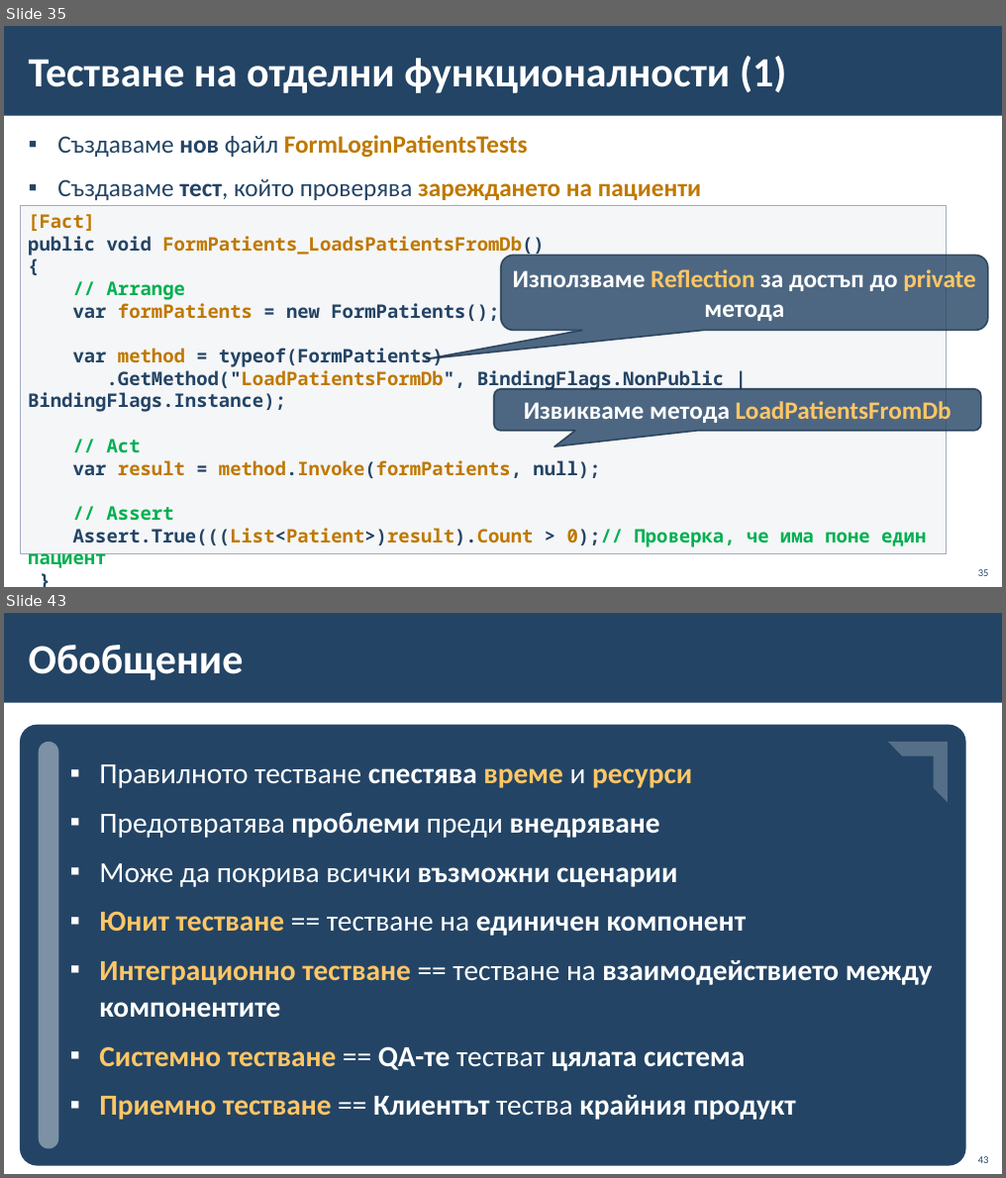
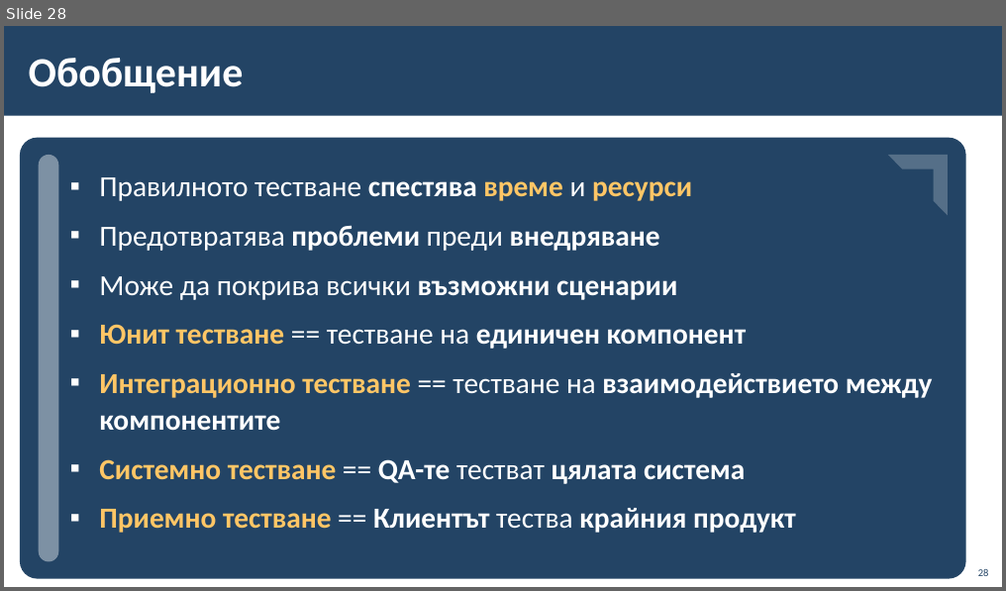
Before and after one commit to BG-IT-Edu/School-Programming, a slide deck: Courses/Software-Sciences/Module-4-Information-Systems-New/13-Information-System-Testing/13-Information-System-Testing.pptx. Shown one above the other, each under a label of ours: slides 35 and 43 before the commit, slide 28 after it; the slides between them are not shown. The pictures are 1006x1178 and 1006x591 pixels, drawn with LibreOffice and Linux fonts; fonts in the diff are those of the drawing; background and template pictures are left out. Boxes give left, top, right and bottom in pixels: in the first picture for what was removed or moved away, otherwise in the second. Text is boxed around its words. In the diff, an @@ line names an element or a change of style, - is before the commit and + after.

```diff
--- a/Courses/Software-Sciences/Module-4-Information-Systems-New/13-Information-System-Testing/13-Information-System-Testing.pptx
+++ b/Courses/Software-Sciences/Module-4-Information-Systems-New/13-Information-System-Testing/13-Information-System-Testing.pptx
@@ slide 35 removed at [4,26,1002,587], background #FFFFFF; not listed: 1 template element that a slide beside it also shows @@
@@ title removed at [29,56,786,93] @@
-Тестване на отделни функционалности (1)
@@ text removed at [57,135,701,200] @@
-▪ Създаваме нов файл FormLoginPatientsTests
-▪ Създаваме тест, който проверява зареждането на пациенти
@@ rectangle removed at [21,206,946,554] @@
-[Fact]
-public void FormPatients_LoadsPatientsFromDb()
-{
-// Arrange
-var formPatients = new FormPatients();
-var method = typeof(FormPatients)
-.GetMethod("LoadPatientsFormDb", BindingFlags.NonPublic | BindingFlags.Instance);
-// Act
-var result = method.Invoke(formPatients, null);
-// Assert
-Assert.True(((List<Patient>)result).Count > 0);// Проверка, че има поне един пациент
-}
@@ rounded speech box removed at [501,255,988,331] @@
-Използваме Reflection за достъп до private метода
@@ rounded speech box removed at [494,389,981,431] @@
-Извикваме метода LoadPatientsFromDb
@@ page number removed at [978,570,989,576] @@
-35
@@ what was slide 43 is now slide 28 @@
@@ page number at [978,570,989,576]: text changed @@
-43
+28
```
Also in this commit, not shown: 2 slides changed, 5 slides added, 19 other slides removed.
